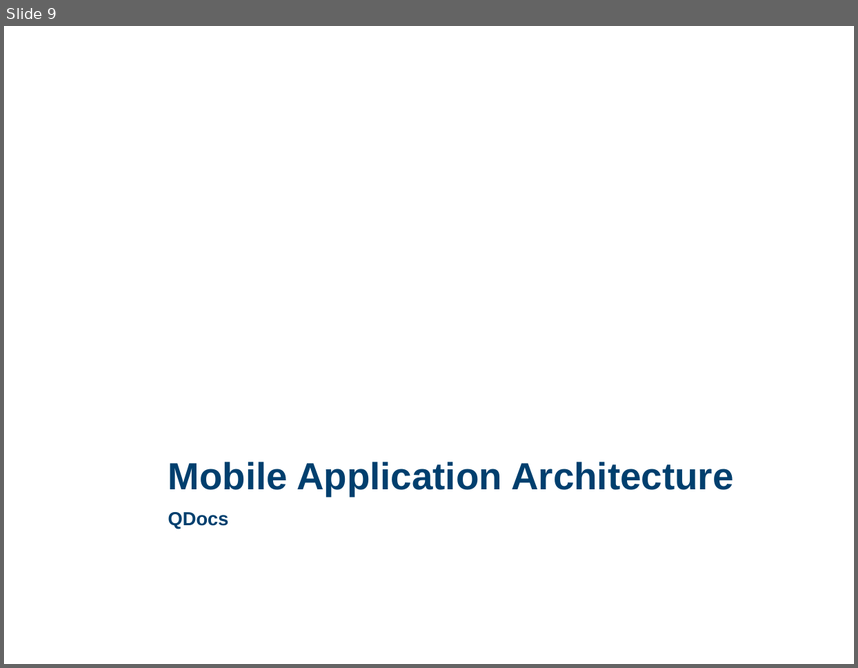
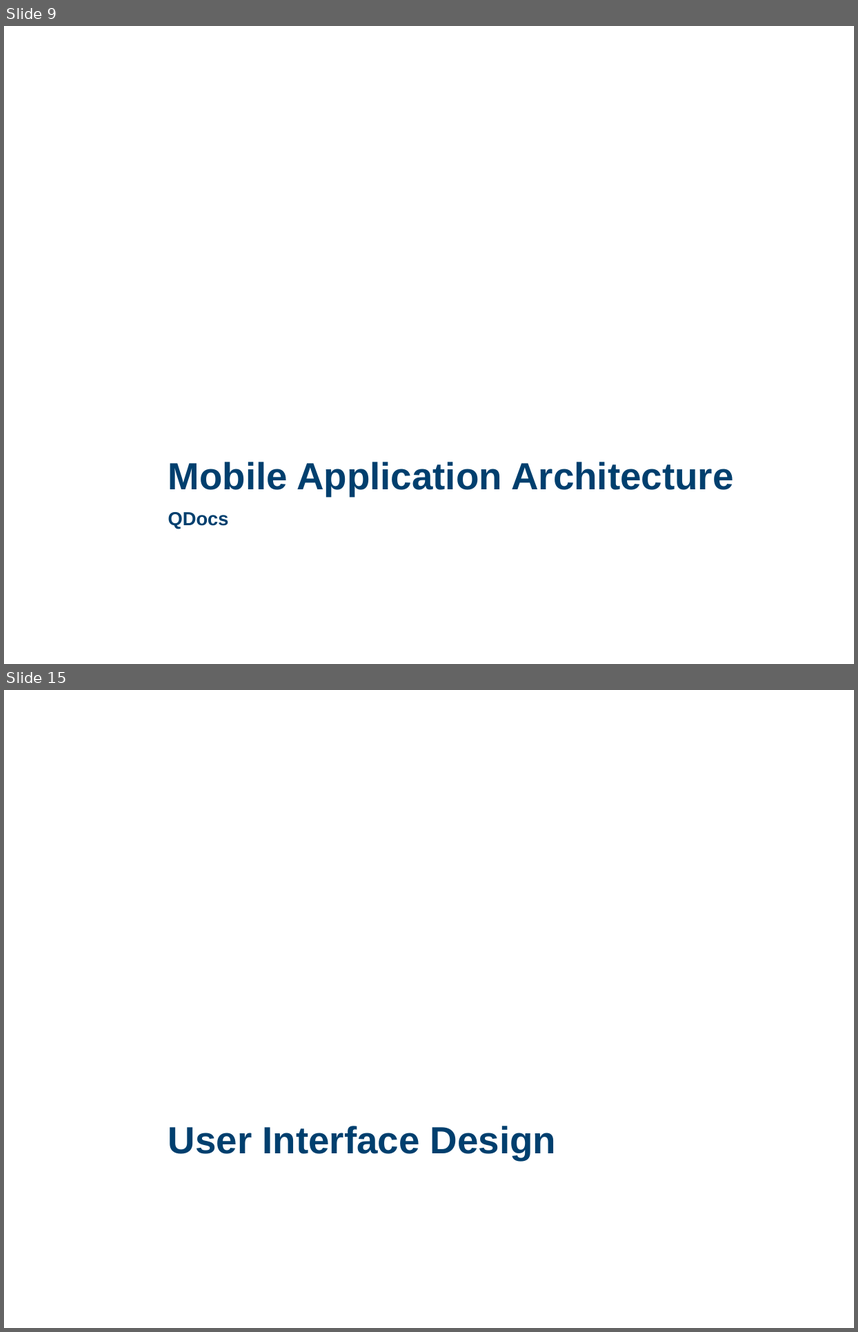
Before and after one commit to lampajr/QDocs, a slide deck: documentation/presentation_qdocs.pptx. Shown one above the other, each under a label of ours: slide 9 before the commit, slides 9 and 15 after it; the slides between them are not shown. The pictures are 858x668 and 858x1332 pixels, drawn with LibreOffice and Linux fonts; fonts in the diff are those of the drawing; background and template pictures are left out. Boxes give left, top, right and bottom in pixels: in the first picture for what was removed or moved away, otherwise in the second. Text is boxed around its words. In the diff, an @@ line names an element or a change of style, - is before the commit and + after.

```diff
--- a/documentation/presentation_qdocs.pptx
+++ b/documentation/presentation_qdocs.pptx
@@ slide 15 added at bbox=[4, 690, 854, 1328], background #FFFFFF @@
@@ text added at bbox=[168, 1125, 556, 1160], 32 pt, text #003F6E, bold @@
+User Interface Design
```
Also in this commit, not shown: 2 slides changed, 8 other slides added, 14 slides removed.
